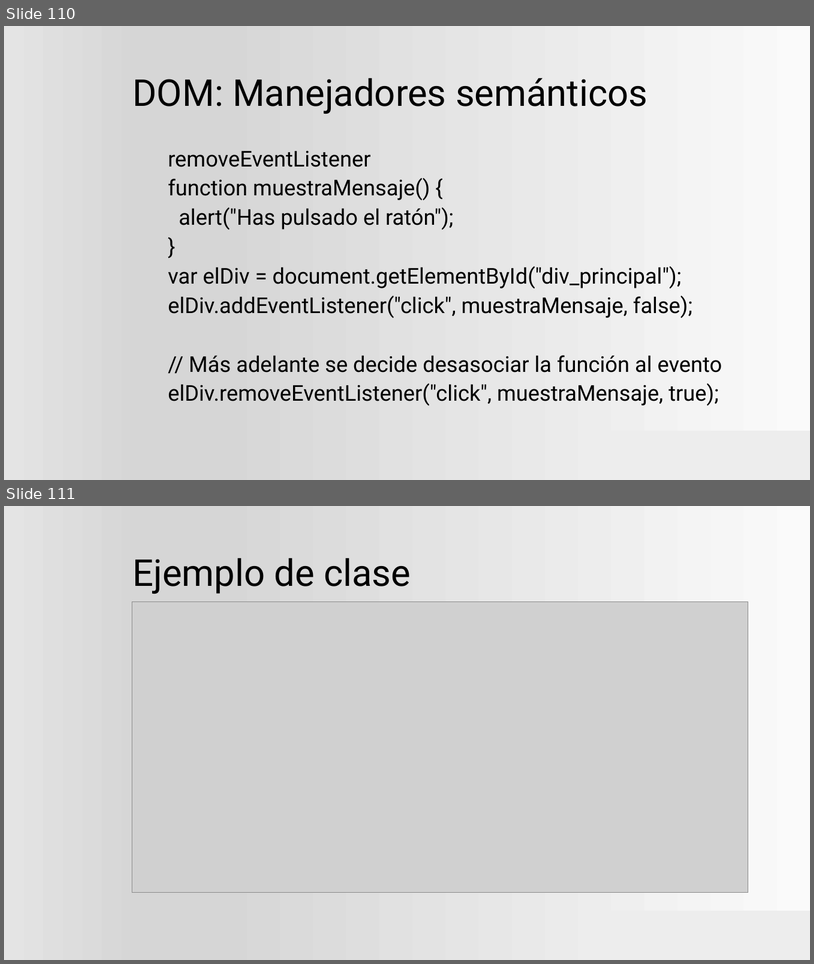
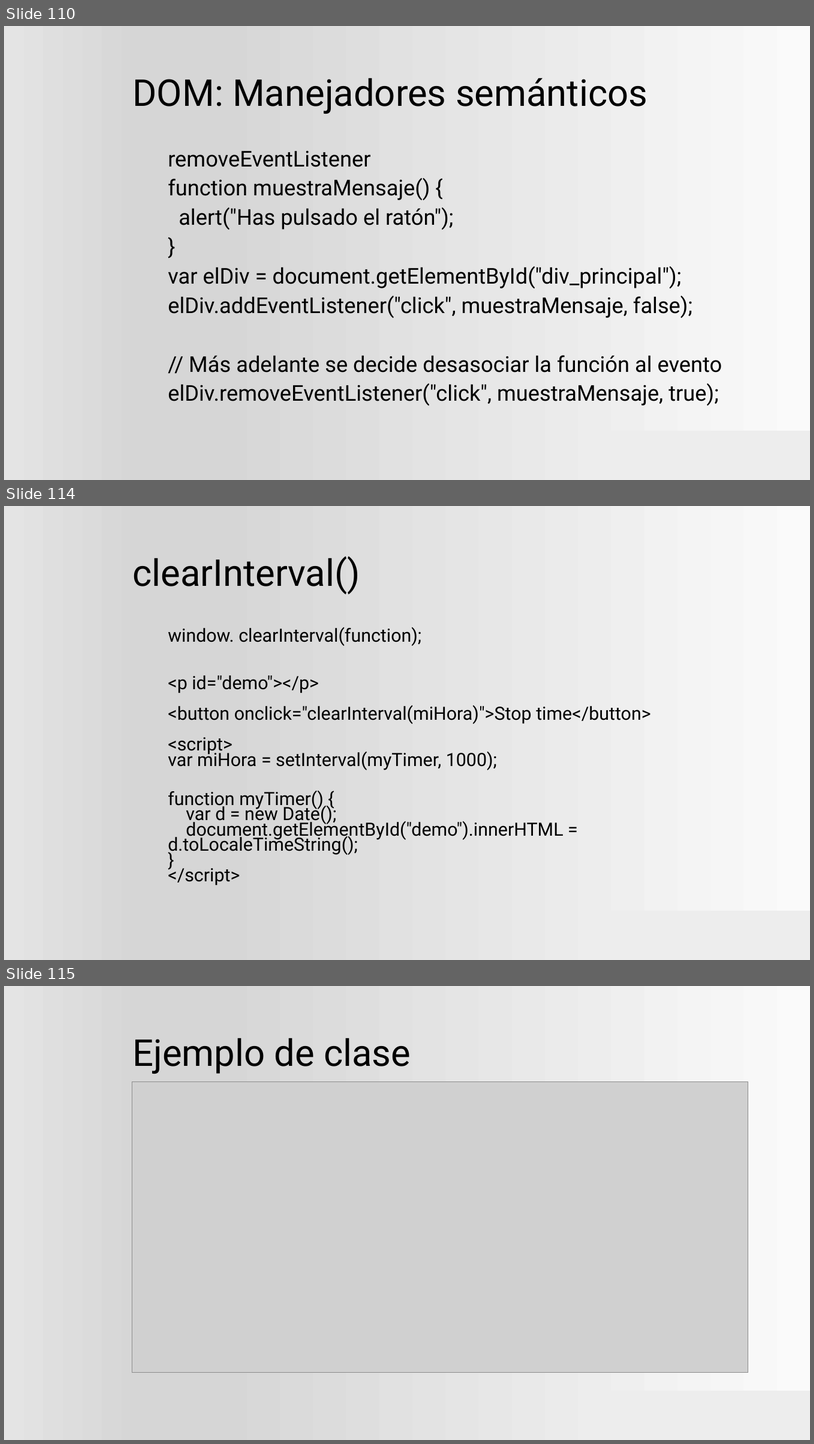
Before and after one commit to ProfVillegas/DAW, a slide deck: Plantilla.pptx. Shown one above the other, each under a label of ours: slides 110 and 111 before the commit, slides 110, 114 and 115 after it; the slides between them are not shown. The pictures are 814x964 and 814x1444 pixels, drawn with LibreOffice and Linux fonts; fonts in the diff are those of the drawing; grey boxes stand for pictures; background and template pictures are left out. Boxes give left, top, right and bottom in pixels: in the first picture for what was removed or moved away, otherwise in the second. Text is boxed around its words. In the diff, an @@ line names an element or a change of style, - is before the commit and + after.

```diff
--- a/Plantilla.pptx
+++ b/Plantilla.pptx
@@ slide 114 added at <box>4,506,810,960</box>, background gradient #FAFAFA to #D7D7D7 to #E4E4E4; not listed: 1 template element that a slide beside it also shows @@
@@ title added at <box>132,556,360,594</box>, 44 pt, text #000000 @@
+clearInterval()
@@ text added at <box>168,627,651,885</box>, 21.7 pt, text #000000 @@
+window. clearInterval(function);
+<p id="demo"></p>
+<button onclick="clearInterval(miHora)">Stop time</button>
+<script>
+var miHora = setInterval(myTimer, 1000);
+function myTimer() {
+var d = new Date();
+document.getElementById("demo").innerHTML = d.toLocaleTimeString();
+}
+</script>
@@ what was slide 111 is now slide 115 @@
```
Also in this commit, not shown: 3 slides changed, 3 other slides added, 53 other files.
